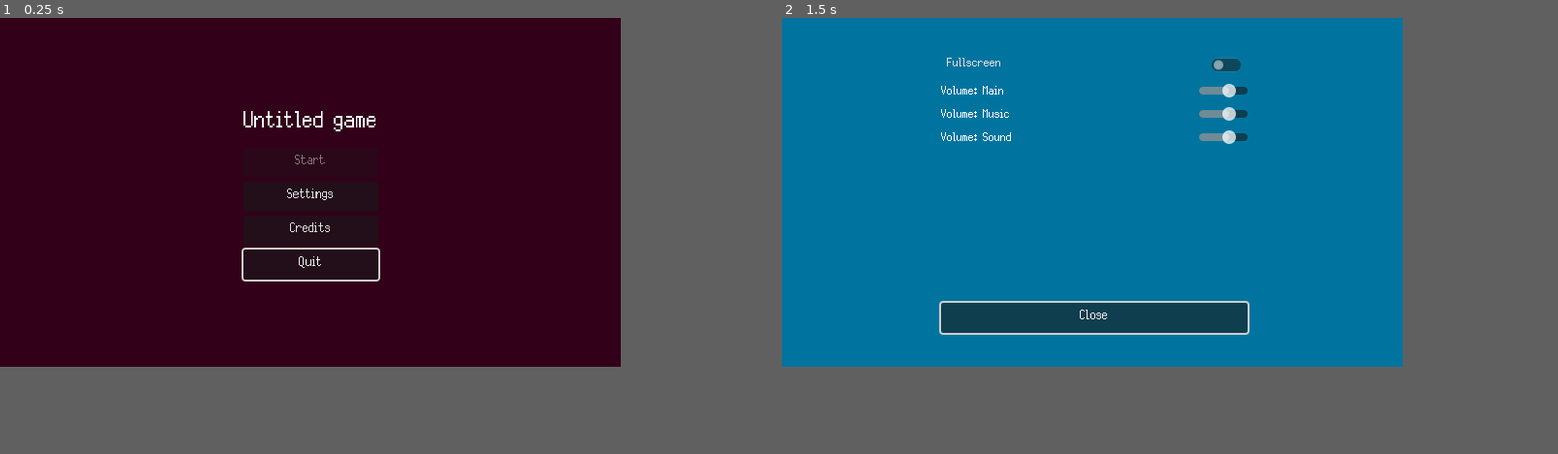
Above: before the commit, frames 1-2 (left to right).
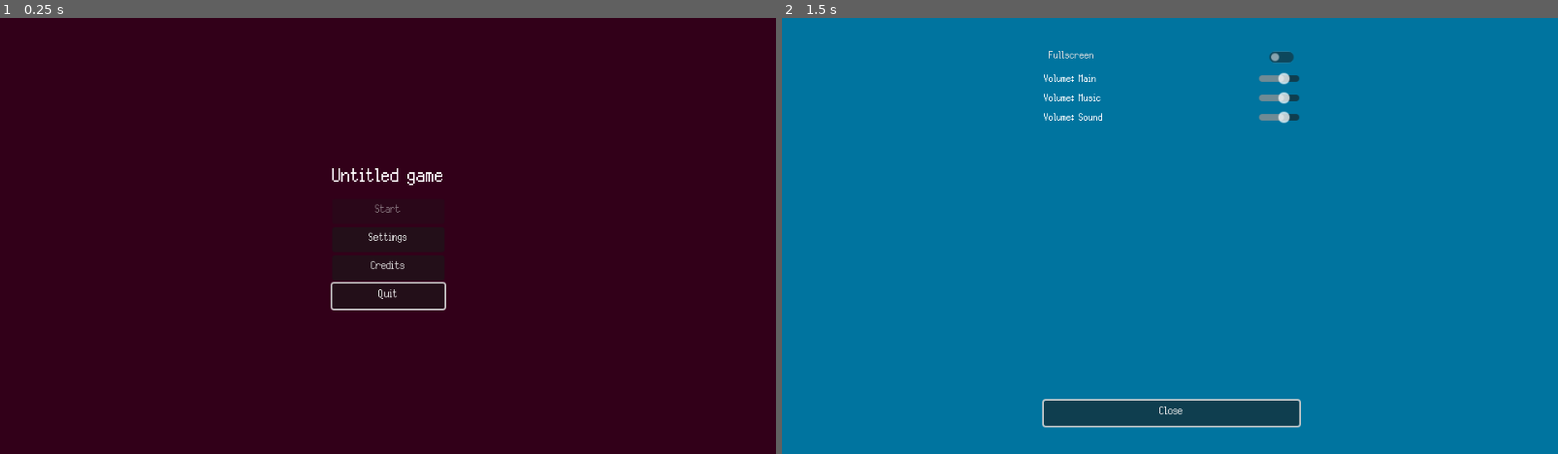
Above: after the commit, the same moments.

Repository: colinbellino/ludum-dare-53
Game: Godot game, scene res://game/main_menu/TitleUI.tscn
Two runs of this game, one before a commit and one after it. Both use one fixed random seed, a clock stepped at 60 frames per second and the inputs below.
Inputs:
- Up to frame 1 (0.25 s): no input
- Up to frame 2 (1.5 s): click "Settings" at 1.25 s
In our replay, the window is 640x360 before the commit and 800x450 after it. These sizes can differ from the game's own. Grey fills any space a smaller window leaves; there, only what the larger window draws over its background counts as a difference.

The runs differ from the first frame. In frame 1, 1.1% of the frame differs, in the area x 31-58%, y 21-68%; in frame 2, 6.6%, in the area x 20-67%, y 7-94%.

Commit message:
Update resolution to 960/540

Diff:
--- a/project.godot
+++ b/project.godot
@@ -34,8 +34,8 @@
 
 [display]
 
-window/size/viewport_width=640
-window/size/viewport_height=360
+window/size/viewport_width=960
+window/size/viewport_height=540
 window/stretch/mode="viewport"
 window/stretch/aspect="expand"
 
